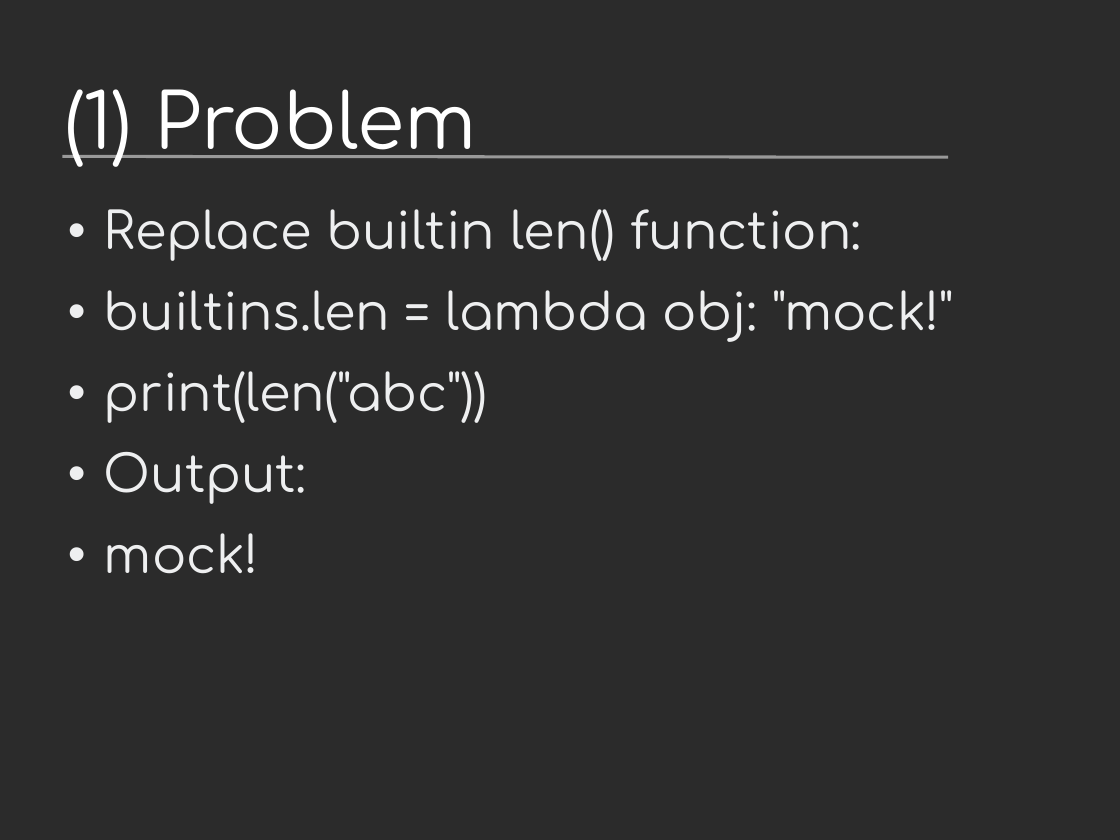
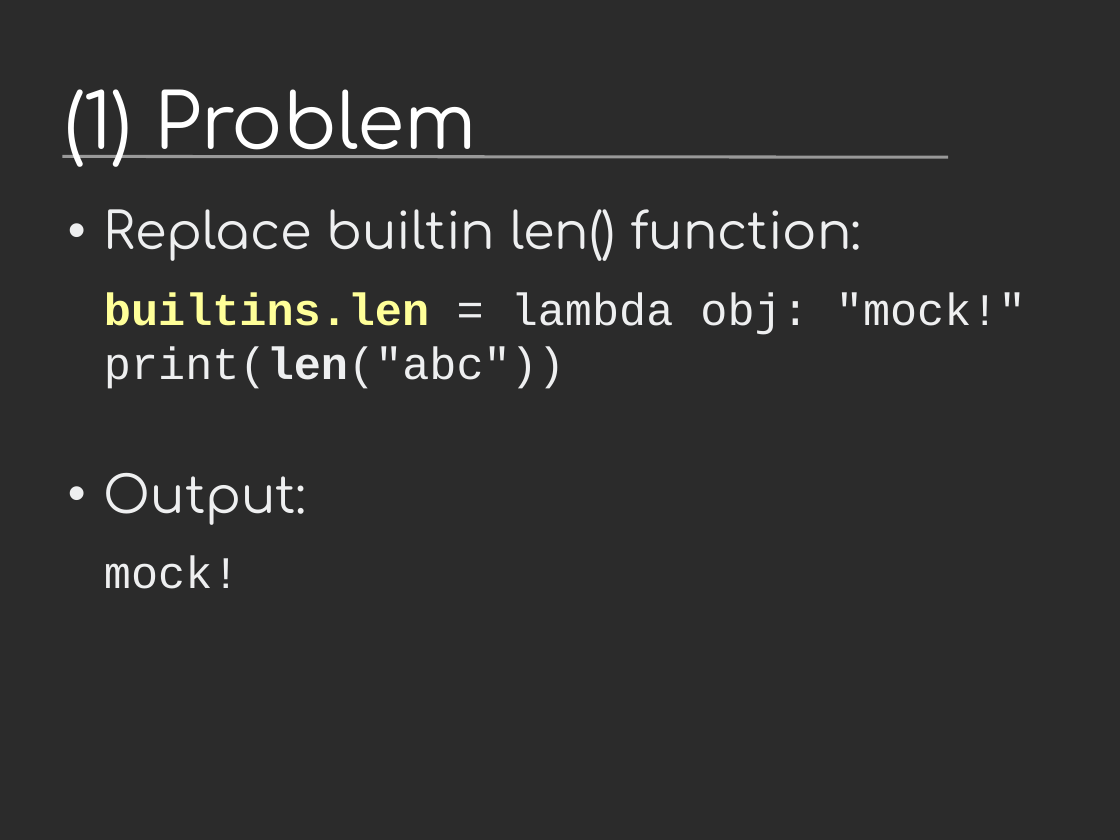
Before and after one commit to vstinner/talks, a slide deck: slide 9 of 2016-FOSDEM/fat_python.odp (slide 8 before the commit). Drawn at 1120x840 pixels with LibreOffice and Linux fonts; fonts in the diff are those of the drawing; background and template pictures are left out; a plain dark background stands for a picture behind light text. Boxes give left, top, right and bottom in pixels: in the first picture for what was removed or moved away, otherwise in the second. Text is boxed around its words. In the diff, an @@ line names an element or a change of style, - is before the commit and + after.

```diff
--- a/2016-FOSDEM/fat_python.odp
+++ b/2016-FOSDEM/fat_python.odp
@@ text at (x1=104, y1=293, x2=1026, y2=389): text changed; size 36 to 32 pt; font Comfortaa to Courier New @@
-• builtins.len = lambda obj: "mock!"
-• print(len("abc"))
+builtins.len = lambda obj: "mock!"
+print(len("abc"))
@@ text at (x1=104, y1=556, x2=239, y2=589): size 36 to 32 pt, font Comfortaa to Courier New in "mock!"; bullet • to none @@
```
Also in this commit, not shown: 8 other slides changed, 6 slides added, 2 slides removed.
